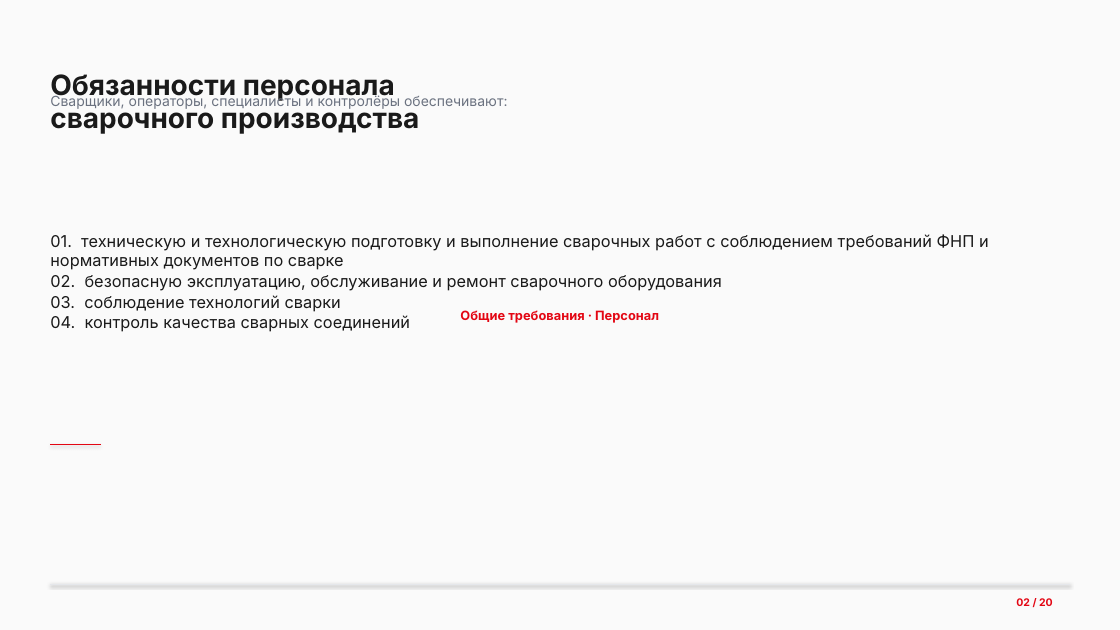
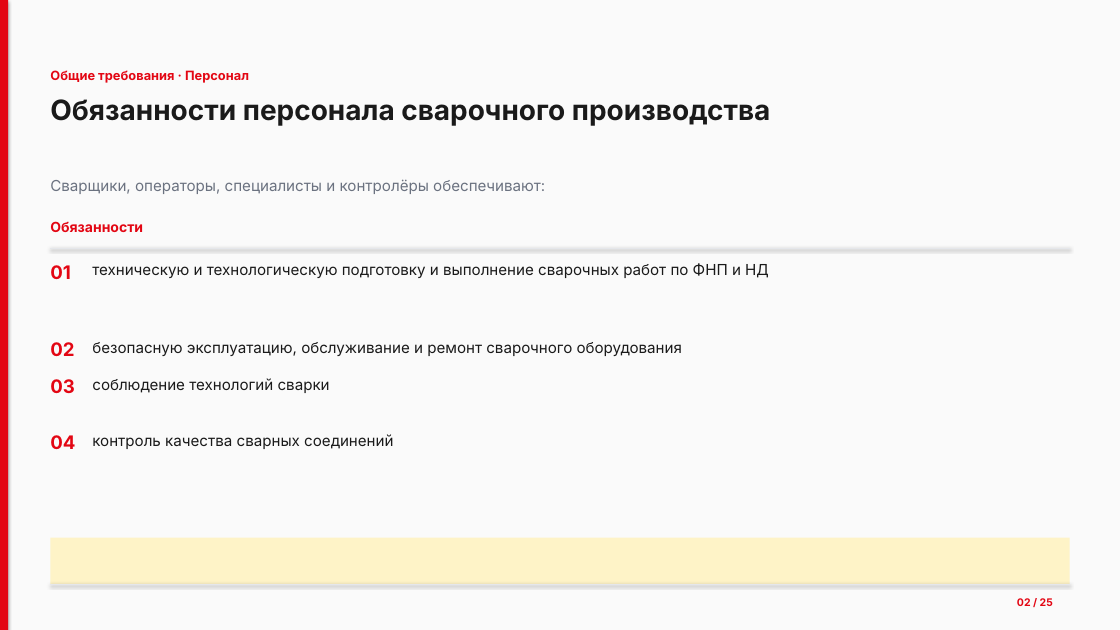
Before and after one commit to lysakalenushka-hash/-, a slide deck: slide 2 of Презентация_Сварочные_работы.pptx. Drawn at 1120x630 pixels with LibreOffice and Linux fonts; fonts in the diff are those of the drawing. Boxes give left, top, right and bottom in pixels: in the first picture for what was removed or moved away, otherwise in the second. Text is boxed around its words. In the diff, an @@ line names an element or a change of style, - is before the commit and + after.

```diff
--- a/Презентация_Сварочные_работы.pptx
+++ b/Презентация_Сварочные_работы.pptx
@@ rectangle added at (0,0,1120,630), fill #FAFAFA @@
@@ rectangle added at (0,0,8,630), fill #E30613 @@
@@ text "Общие требования · Персонал": place and size @@
-text "Общие требования · Персонал" at (0,0,1120,630)
+text "Общие требования · Персонал" at (50,70,249,83)
@@ text "Общие требования · Персонал" at (50,70,249,83): alignment centre to left; vertical alignment middle to top; fill #FAFAFA to none @@
@@ text "Обязанности персонала сварочного производства" rewrapped from (50,74,420,134) to (50,99,771,126) @@
@@ text "Сварщики, операторы, специалисты и контролёры ...": place and size @@
-text "Сварщики, операторы, специалисты и контролёры ..." at (50,94,507,109)
+text "Сварщики, операторы, специалисты и контролёры ..." at (50,179,545,194)
@@ text "Сварщики, операторы, специалисты и контролёры ..." at (50,179,545,194): size 12 to 13 pt @@
@@ text added at (50,221,143,232), 12 pt, text #E30613, bold @@
+Обязанности
@@ line added from (50, 248) to (1070, 248), #E5E7EB 0.5 pt @@
@@ text added at (50,265,71,279), 16 pt, text #E30613, bold @@
+01
@@ text at (92,263,769,278): text changed; size 14 to 13 pt @@
-01. техническую и технологическую подготовку и выполнение сварочных работ с соблюдением требований ФНП и нормативных документов по сварке
-02. безопасную эксплуатацию, обслуживание и ремонт сварочного оборудования
-03. соблюдение технологий сварки
-04. контроль качества сварных соединений
+техническую и технологическую подготовку и выполнение сварочных работ по ФНП и НД
@@ text added at (50,342,74,356), 16 pt, text #E30613, bold @@
+02
@@ text added at (92,342,682,356), 13 pt, text #1A1A1A @@
+безопасную эксплуатацию, обслуживание и ремонт сварочного оборудования
@@ text added at (50,379,75,393), 16 pt, text #E30613, bold @@
+03
@@ text added at (92,378,330,393), 13 pt, text #1A1A1A @@
+соблюдение технологий сварки
@@ line removed from (50, 444) to (101, 444) @@
@@ text added at (50,435,75,449), 16 pt, text #E30613, bold @@
+04
@@ text added at (92,434,393,449), 13 pt, text #1A1A1A @@
+контроль качества сварных соединений
@@ rectangle added at (50,538,1070,584), fill #FEF3C7 @@
@@ text at (1017,598,1053,606): text changed @@
-02 / 20
+02 / 25
```
Also in this commit, not shown: 19 other slides changed, 5 slides added, 1 other file.
